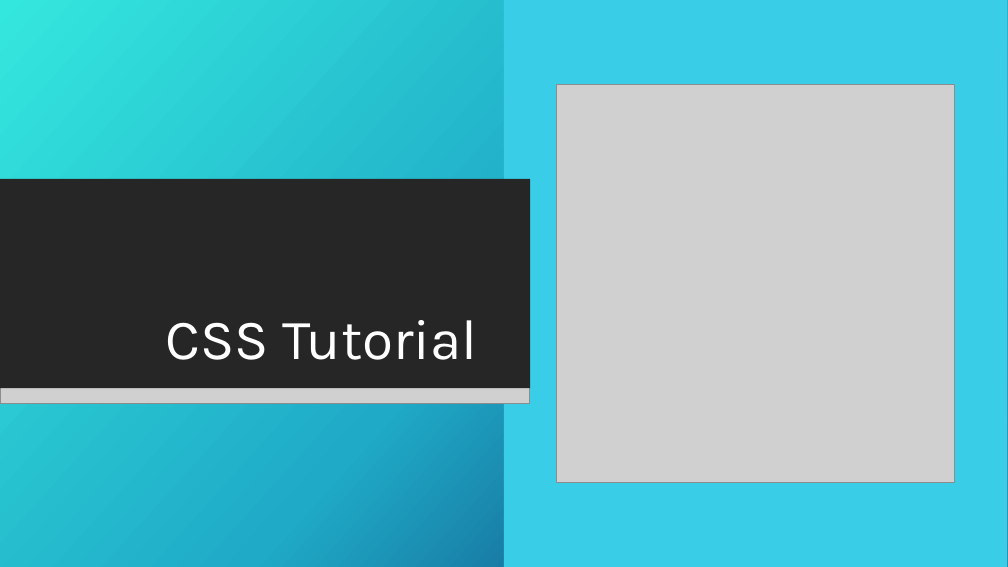
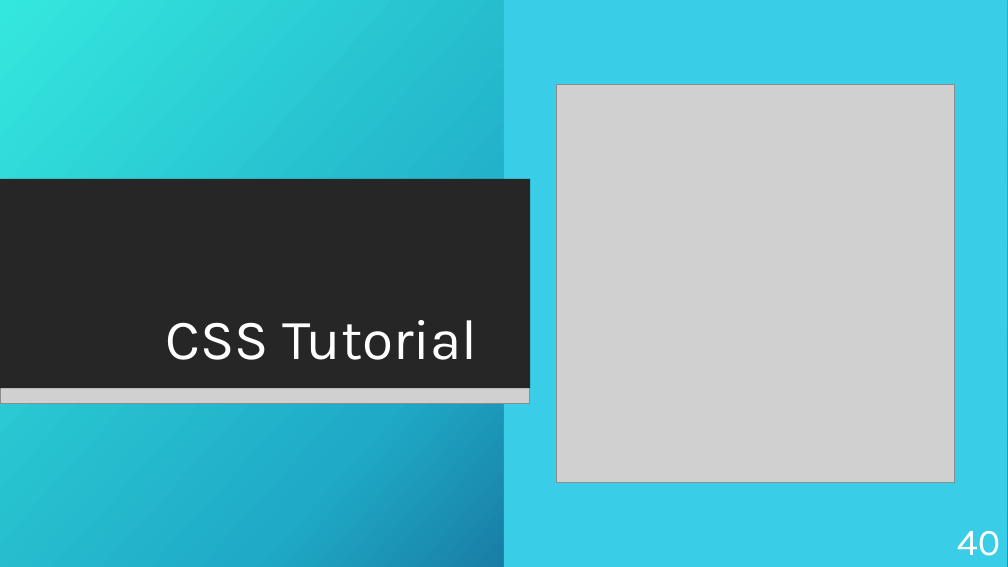
Before and after one commit to KurtAbraham/CS451, a slide deck: slide 40 of CS 451-KAbraham-Internet Technologies Tutorials.pptx (slide 4 before the commit). Drawn at 1008x567 pixels with LibreOffice and Linux fonts; fonts in the diff are those of the drawing; grey boxes stand for pictures; background and template pictures are left out. Boxes give left, top, right and bottom in pixels: in the first picture for what was removed or moved away, otherwise in the second. Text is boxed around its words. In the diff, an @@ line names an element or a change of style, - is before the commit and + after.

```diff
--- a/CS 451-KAbraham-Internet Technologies Tutorials.pptx
+++ b/CS 451-KAbraham-Internet Technologies Tutorials.pptx
@@ page number added at [957, 531, 1001, 556], 36 pt, text #FFFFFF @@
+40
```
Also in this commit, not shown: 2 other slides changed, 85 slides added, 1 slide removed, 10 other files.
